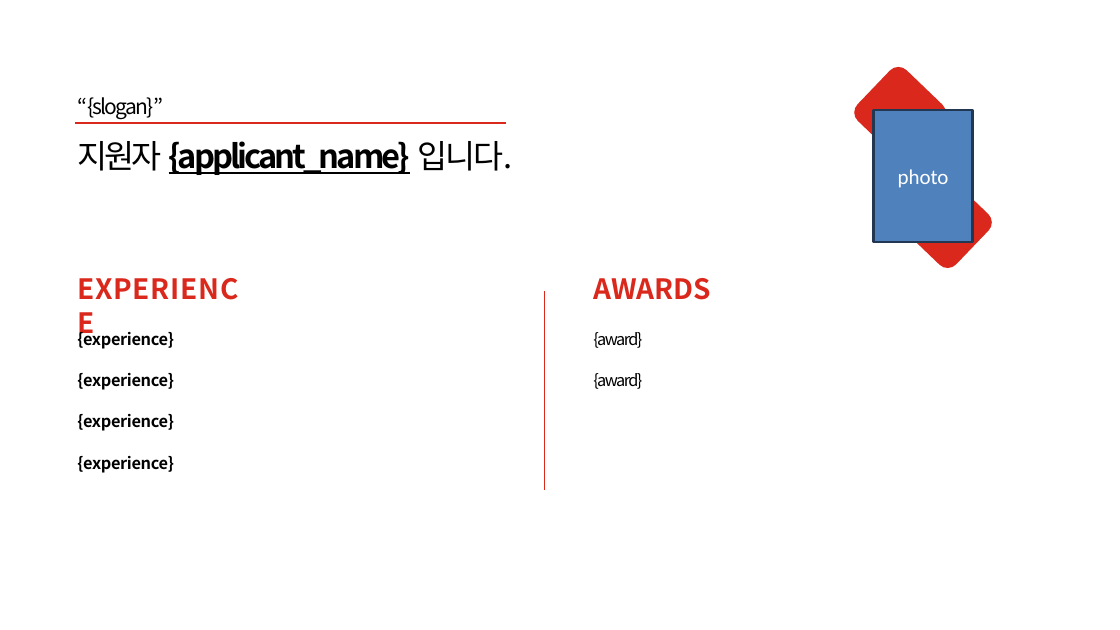
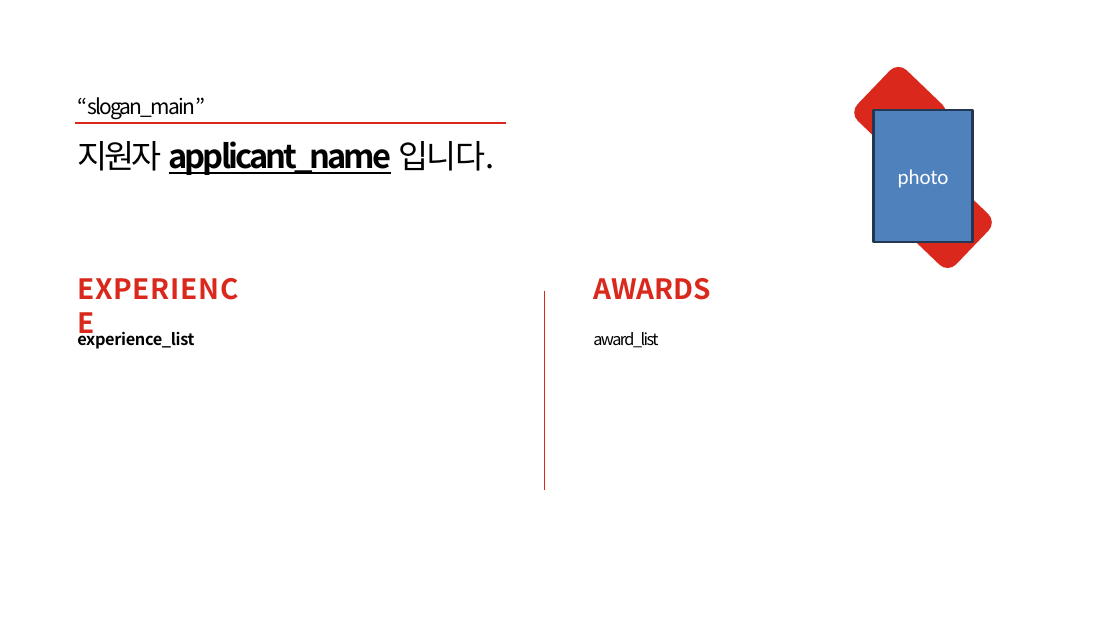
Before and after one commit to qja1998/github_mcp, a slide deck: slide 2 of ppt/sample.pptx. Drawn at 1120x630 pixels with LibreOffice and Linux fonts; fonts in the diff are those of the drawing; background and template pictures are left out. Boxes give left, top, right and bottom in pixels: in the first picture for what was removed or moved away, otherwise in the second. Text is boxed around its words. In the diff, an @@ line names an element or a change of style, - is before the commit and + after.

```diff
--- a/ppt/sample.pptx
+++ b/ppt/sample.pptx
@@ text at bbox=[77, 97, 205, 119]: text changed @@
-“{slogan}”
+“slogan_main”
@@ title at bbox=[77, 141, 494, 175]: text changed @@
-지원자 {applicant_name} 입니다.
+지원자 applicant_name 입니다.
@@ text at bbox=[77, 329, 194, 349]: text changed @@
-{experience}
+experience_list
@@ text at bbox=[593, 332, 658, 348]: text changed @@
-{award}
+award_list
@@ text removed at bbox=[77, 373, 174, 390] @@
-{experience}
@@ text removed at bbox=[593, 373, 642, 389] @@
-{award}
@@ text removed at bbox=[77, 414, 174, 431] @@
-{experience}
@@ text removed at bbox=[77, 456, 174, 473] @@
-{experience}
```
Also in this commit, not shown: 4 other slides changed, 3 other files.
